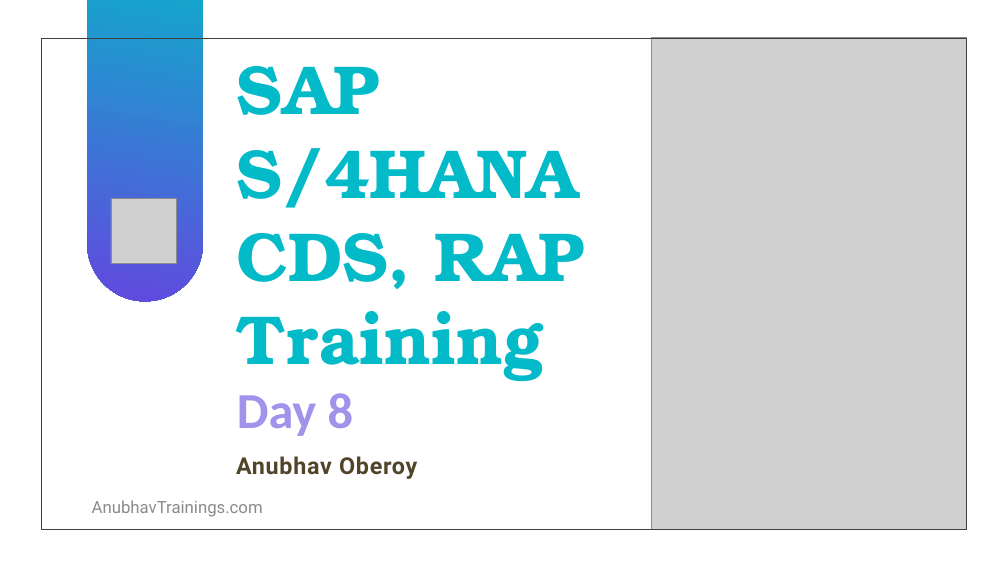
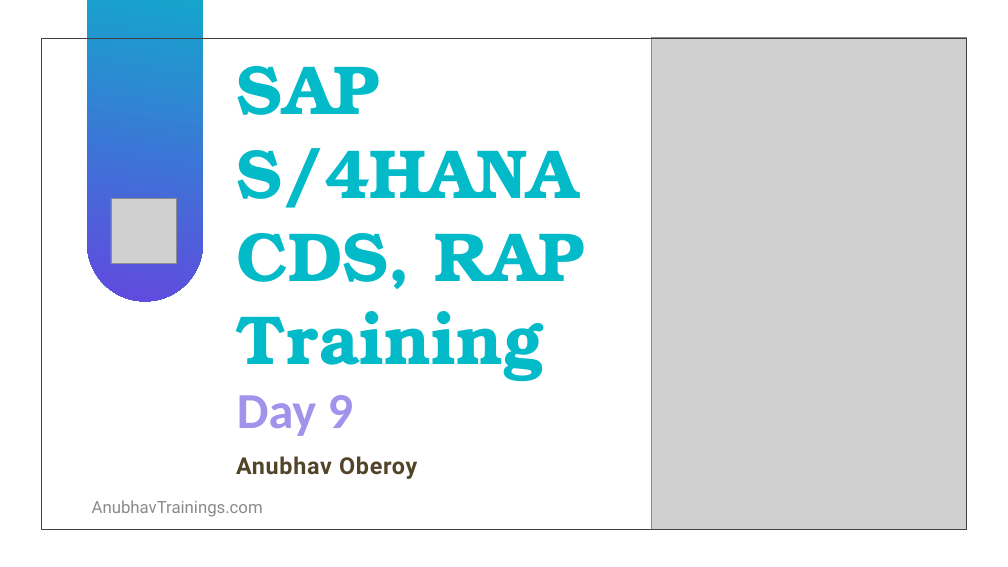
Before and after one commit to soyuztechnologies/CDS_RAP_Corporate_Training, a slide deck: slide 1 of Day 9/Day 9.pptx. Drawn at 1008x567 pixels with LibreOffice and Linux fonts; fonts in the diff are those of the drawing; grey boxes stand for pictures; background and template pictures are left out. Boxes give left, top, right and bottom in pixels: in the first picture for what was removed or moved away, otherwise in the second. Text is boxed around its words. In the diff, an @@ line names an element or a change of style, - is before the commit and + after.

Commit message:
Auto-updater Bot Study material CDS_RAP_Corporate_Training

```diff
--- a/Day 9/Day 9.pptx
+++ b/Day 9/Day 9.pptx
@@ title at bbox=[237, 66, 585, 436]: text changed @@
-SAP S/4HANA CDS, RAP Training
-Day 8
+SAP S/4HANA CDS, RAP Training
+Day 9
```
Also in this commit, not shown: 2 slides added, 13 other files.
